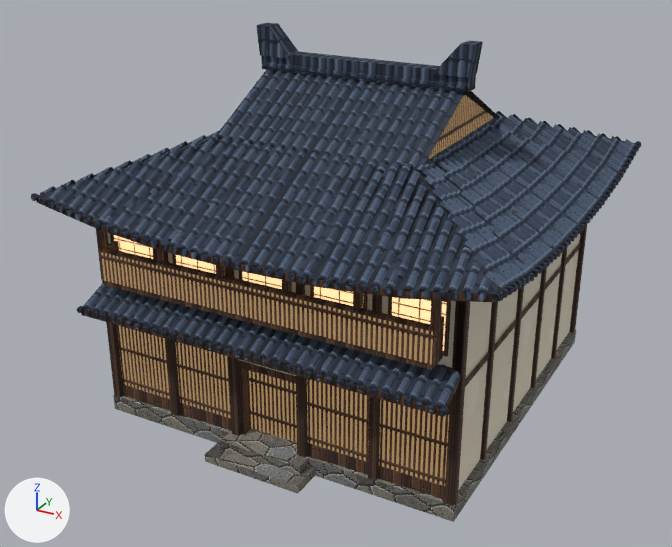
A saved change to the glTF model Oxygen/project/Assets/Models/JapaneseCity/JP_Rich_Residence_A.glb.
Camera for both pictures: a camera (50 mm lens) standing at (11.27, -17.0, 14.12) and looking at (-0.3, 4.04, 3.6). The lights are fixed; the arrows at lower left show +X, +Y and +Z. The picture after the commit comes second. Vertices at exactly the same position are counted once.

Names of what the first picture shows: 'JP_Rich_Residence_A'.
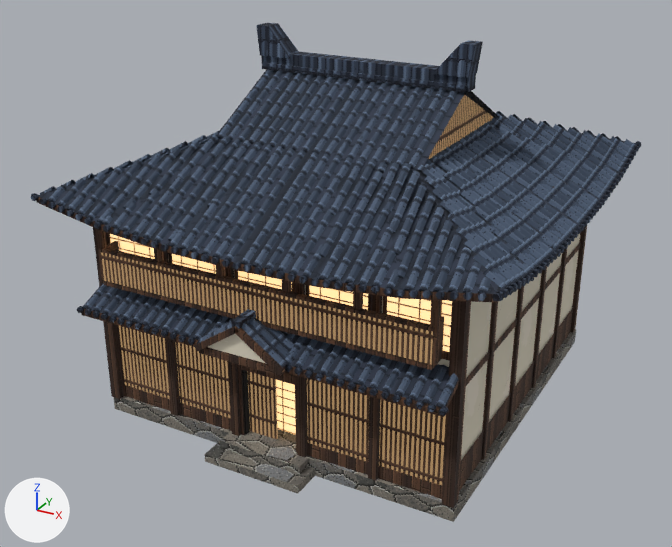
Pixel boxes (x1, y1, x2, y2) of what changed, in the pictures (672 x 547 px; the box of a moved part takes in the faces that stretch with it):
part 1 of me_jp_rich_residence_a, added (brown)
    after: (247, 429, 296, 450)
part 2 of me_jp_rich_residence_a, added
    after: (237, 364, 296, 385)
part 3 of me_jp_rich_residence_a, added (brown)
    after: (199, 347, 284, 376)
part 4 of me_jp_rich_residence_a, moved or reshaped (mostly hidden)
    before: (110, 234, 155, 259)
    after: (106, 232, 111, 244)
part 5 of me_jp_rich_residence_a, moved or reshaped (mostly hidden)
    before: (172, 254, 176, 264)
    after: (168, 253, 173, 264)
part 6 of me_jp_rich_residence_a, moved or reshaped (mostly hidden)
    before: (238, 271, 292, 283)
    after: (234, 270, 296, 293)
part 7 of me_jp_rich_residence_a, moved or reshaped (mostly hidden)
    before: (310, 286, 368, 309)
    after: (306, 285, 372, 311)
part 8 of me_jp_rich_residence_a, moved or reshaped
    before: (388, 297, 451, 357)
    after: (383, 296, 453, 357)
part 9 of me_jp_rich_residence_a, added (brown)
    after: (93, 227, 124, 399)
part 10 of me_jp_rich_residence_a, added
    after: (441, 301, 471, 508)
part 11 of me_jp_rich_residence_a, added (brown)
    after: (248, 372, 278, 439)
part 12 of me_jp_rich_residence_a, added (beige)
    after: (309, 286, 368, 310)
part 13 of me_jp_rich_residence_a, added (beige)
    after: (387, 297, 452, 352)
part 14 of me_jp_rich_residence_a, added
    after: (231, 309, 256, 329)
part 15 of me_jp_rich_residence_a, deleted (mostly hidden)
    before: (114, 235, 447, 443)
part 16 of me_jp_rich_residence_a, built on
    before: (238, 360, 297, 451)
    after: (194, 317, 297, 452)
part 17 of me_jp_rich_residence_a, added
    after: (459, 307, 574, 491)

What the commit changed:
Picture 'JP_Mat_Opening' (img_jp_mat_opening) is new.
Material 'JP_Mat_Opening' (mat_jp_mat_opening) is new.
Uses the picture img_jp_mat_opening.
me_jp_rich_residence_a is used by ob_jp_rich_residence_a; location (0.0, 0.0, 0.0).
me_jp_rich_residence_a had 6214 vertices, 8742 faces and spanned x -6.2..6.2, y -1.2..11.2, z 0.0..10.12.
me_jp_rich_residence_a now has 6410 vertices, 9004 faces and spans x -6.2..6.2, y -1.33..11.2, z 0.0..10.12.
me_jp_rich_residence_a part 1: a new loose piece, a box spanning x -0.8..0.8, y 0.02..0.6, z 0.44..0.46, in mat_jp_stone_granite.
me_jp_rich_residence_a part 2: a new loose piece, a box spanning x -1.0..1.0, y -0.1..0.6, z 2.45..2.69, in mat_jp_wood_cedardark.
me_jp_rich_residence_a part 3: a new loose piece, a box spanning x -1.15..1.15, y -1.25..-1.11, z 3.37..3.55, in mat_jp_wood_cedardark.
me_jp_rich_residence_a part 4: the loose piece of 24 vertices spanning x -4.73..-3.27, y -0.06..0.04, z 4.25..5.65 is scaled about its middle by (1.18, 1, 1.04), then moved by (0.0, 0.0, 0.02).
me_jp_rich_residence_a part 5: the loose piece of 24 vertices spanning x -2.73..-1.27, y -0.06..0.04, z 4.25..5.65 is scaled about its middle by (1.18, 1, 1.04), then moved by (0.0, 0.0, 0.02).
me_jp_rich_residence_a part 6: the loose piece of 24 vertices spanning x -0.73..0.73, y -0.06..0.04, z 4.25..5.65 is scaled about its middle by (1.18, 1, 1.04), then moved by (0.0, 0.0, 0.02).
me_jp_rich_residence_a part 7: the loose piece of 24 vertices spanning x 1.27..2.73, y -0.06..0.04, z 4.25..5.65 is scaled about its middle by (1.18, 1, 1.04), then moved by (0.0, 0.0, 0.02).
me_jp_rich_residence_a part 8: the loose piece of 24 vertices spanning x 3.27..4.73, y -0.06..0.04, z 4.25..5.65 is scaled about its middle by (1.18, 1, 1.04), then moved by (0.0, 0.0, 0.02).
me_jp_rich_residence_a part 9: a new loose piece, a box spanning x -5.15..-4.85, y -0.22..0.08, z 0.45..6.25, in mat_jp_wood_cedardark.
me_jp_rich_residence_a part 10: a new loose piece, a box spanning x 4.85..5.15, y -0.22..0.08, z 0.45..6.25, in mat_jp_wood_cedardark.
me_jp_rich_residence_a part 11: a new loose piece, a box spanning x -0.8..0.06, y 0.18..0.24, z 0.45..2.45, in mat_jp_wood_lattice.
me_jp_rich_residence_a part 12: a new loose piece, a box spanning x 1.225..2.775, y -0.015..0.01, z 4.35..5.6, in mat_jp_shoji_paper.
me_jp_rich_residence_a part 13: a new loose piece, a box spanning x 3.225..4.775, y -0.015..0.01, z 4.35..5.6, in mat_jp_shoji_paper.
me_jp_rich_residence_a part 14: a new loose piece, a box spanning x -0.11..0.11, y -1.31..0.0, z 4.35..4.51, in mat_jp_roof_kawara.
me_jp_rich_residence_a part 15: 6 loose pieces with 48 vertices, spanning x -4.65..4.65, y -0.01..0.4, z 0.45..5.55, are deleted.
me_jp_rich_residence_a part 16: 32 vertices removed from x -0.9..0.9, y -0.04..0.35, z 0.44..2.65; 148 vertices added at x -1.25..1.28, y -1.33..0.65, z 0.45..4.45.
me_jp_rich_residence_a part 17: 16 vertices added at x -5.05..5.05, y -0.05..10.05, z 0.45..1.37.
Other edits to the shape of me_jp_rich_residence_a do not show in these pictures.
me_jp_rich_residence_a gains material mat_jp_mat_opening.
